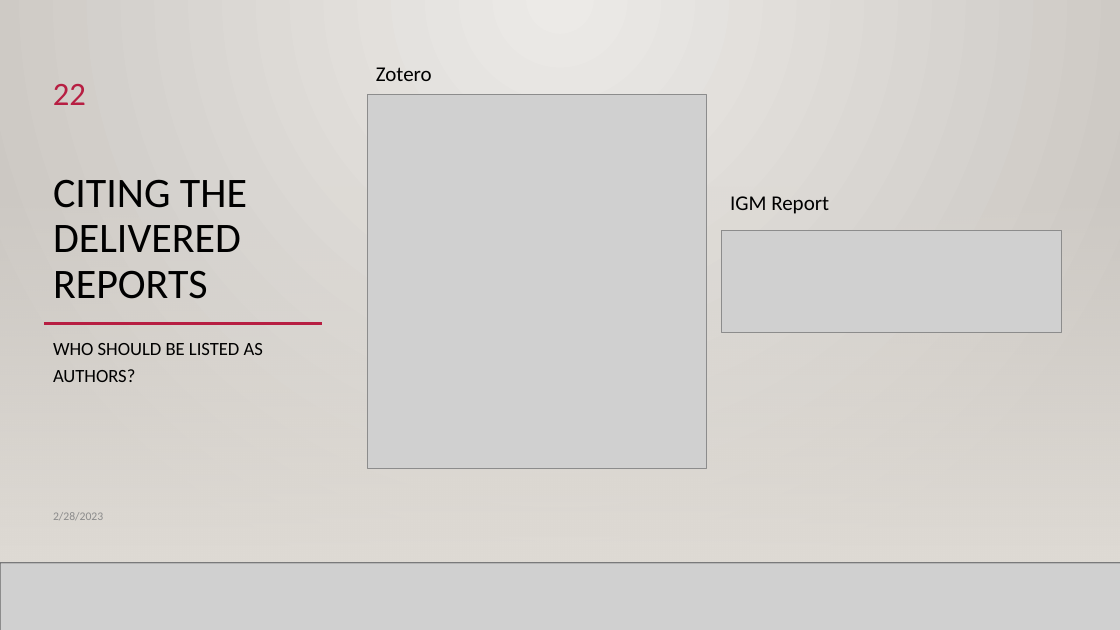
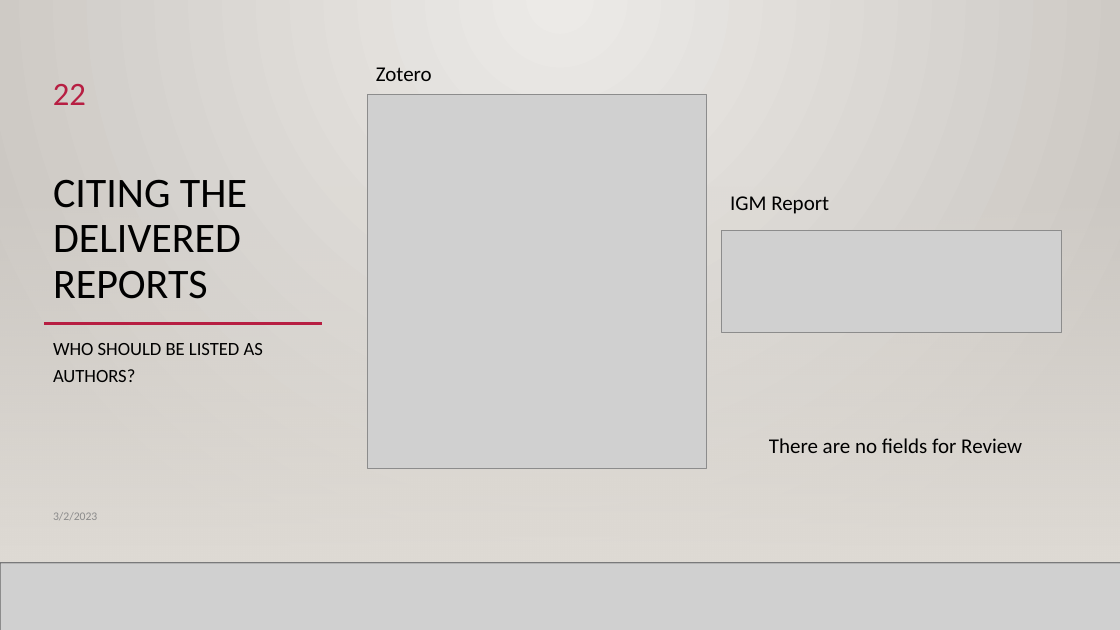
Before and after one commit to sjurmsc/MSC2023, a slide deck: slide 22 of Meeting Presentations/02.03.2023_General_Meeting.pptx. Drawn at 1120x630 pixels with LibreOffice and Linux fonts; fonts in the diff are those of the drawing; grey boxes stand for pictures; background and template pictures are left out. Boxes give left, top, right and bottom in pixels: in the first picture for what was removed or moved away, otherwise in the second. Text is boxed around its words. In the diff, an @@ line names an element or a change of style, - is before the commit and + after.

```diff
--- a/Meeting Presentations/02.03.2023_General_Meeting.pptx
+++ b/Meeting Presentations/02.03.2023_General_Meeting.pptx
@@ text added at bbox=[769, 438, 1022, 453], 18 pt, text #000000 @@
+There are no fields for Review
@@ text at bbox=[53, 512, 97, 520]: text changed @@
-2/28/2023
+3/2/2023
```
Also in this commit, not shown: 18 other slides changed, 2 other files.
